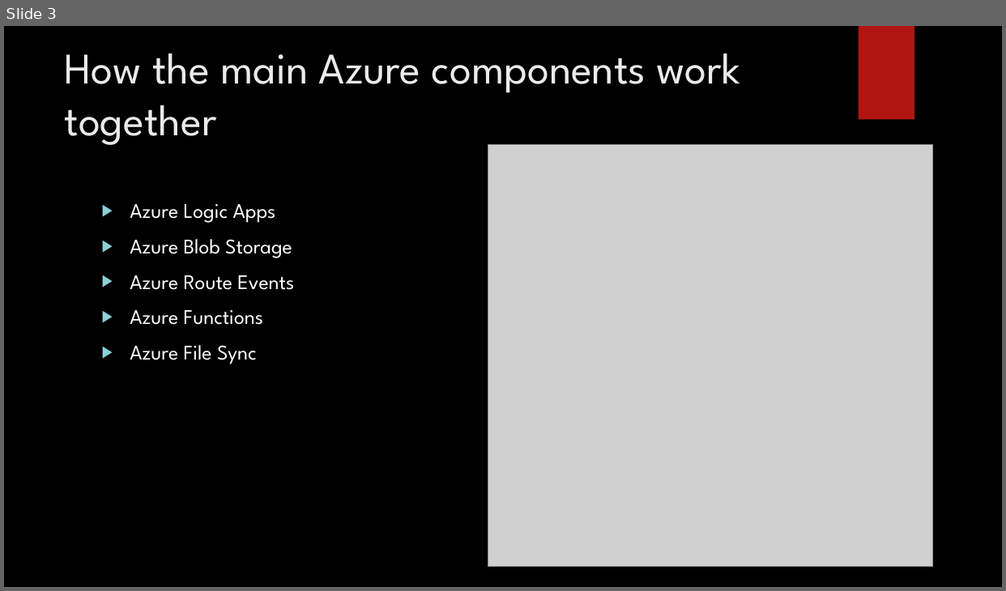
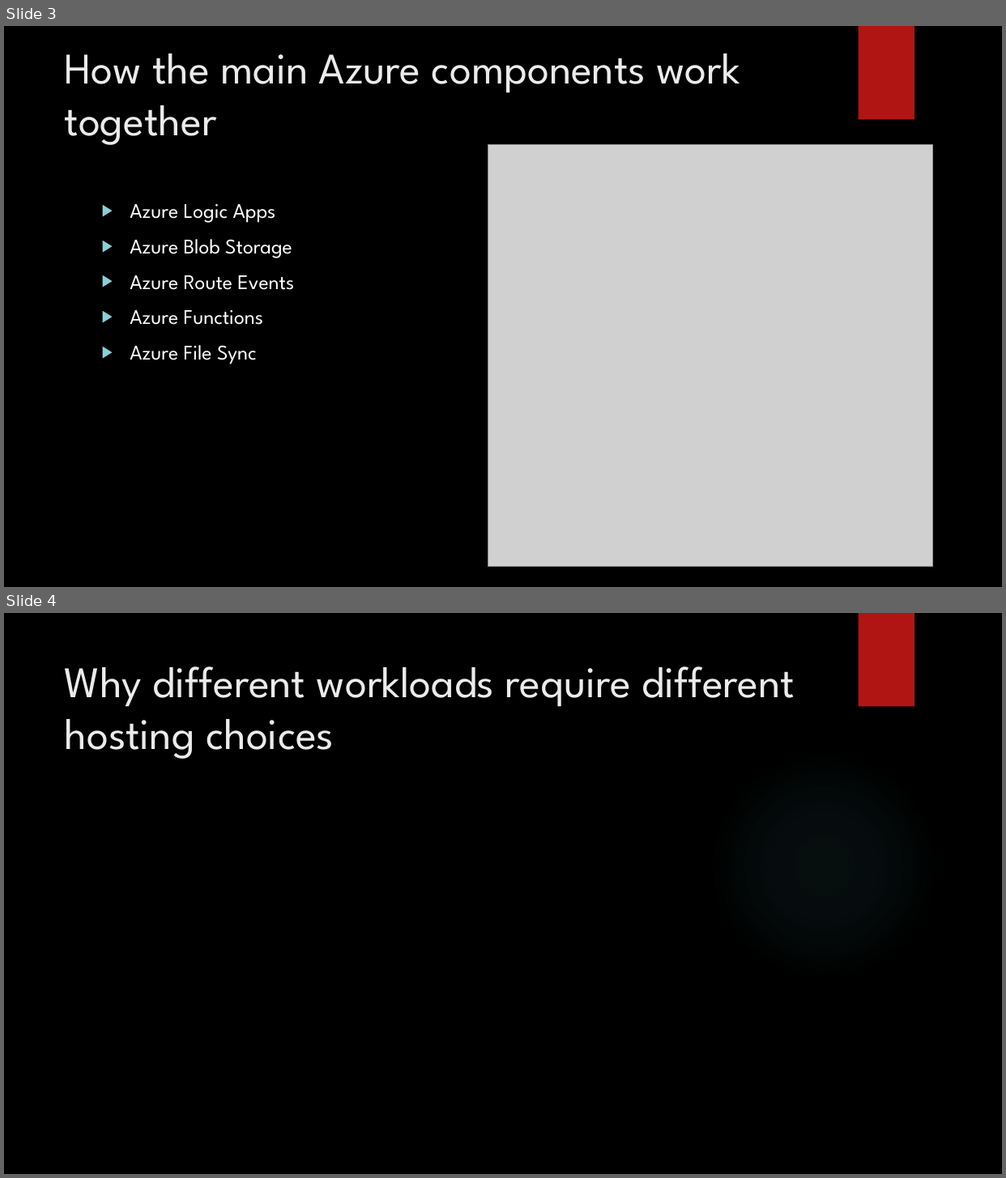
Before and after one commit to han00163/CST8912-MidTerm-Group-Project, a slide deck: CST8912_011_Presentation1_Group3.pptx. Shown one above the other, each under a label of ours: slide 3 before the commit, slides 3 and 4 after it. The pictures are 1006x591 and 1006x1178 pixels, drawn with LibreOffice and Linux fonts; fonts in the diff are those of the drawing; grey boxes stand for pictures; background and template pictures are left out. Boxes give left, top, right and bottom in pixels: in the first picture for what was removed or moved away, otherwise in the second. Text is boxed around its words. In the diff, an @@ line names an element or a change of style, - is before the commit and + after.

```diff
--- a/CST8912_011_Presentation1_Group3.pptx
+++ b/CST8912_011_Presentation1_Group3.pptx
@@ slide 4 added at bbox=[4, 613, 1002, 1174], background picture (left out); not listed: 2 template elements that a slide beside it also shows @@
@@ title added at bbox=[65, 666, 795, 759], 42 pt, text #EBEBEB @@
+Why different workloads require different hosting choices
```
Also in this commit, not shown: 1 slide changed, 1 other slide added.
